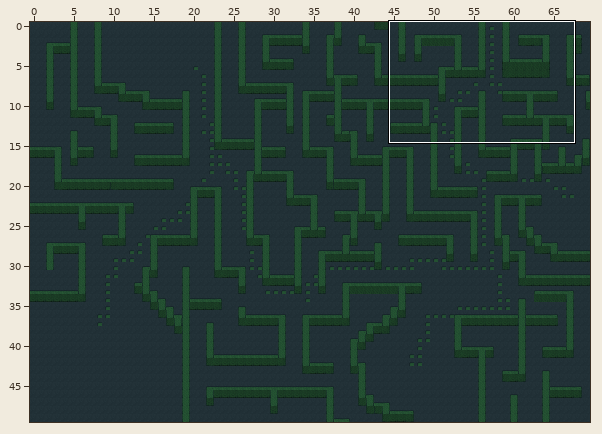
Tiled map, stored at assets/map.tmx. The first picture is a wide view before the edit; the outline marks the close-up.
Close-up. Old version:
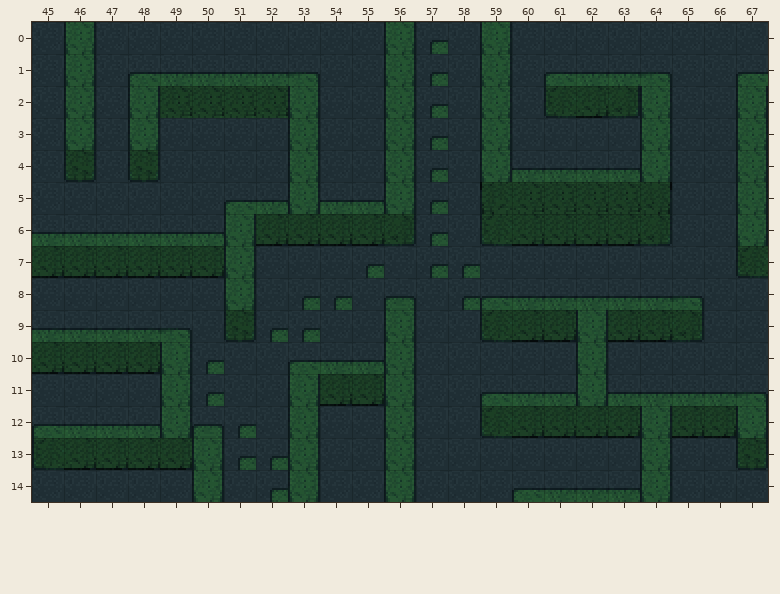
Cells are 16x16 px. Shown: x 45..67, y 0..14.
The result:
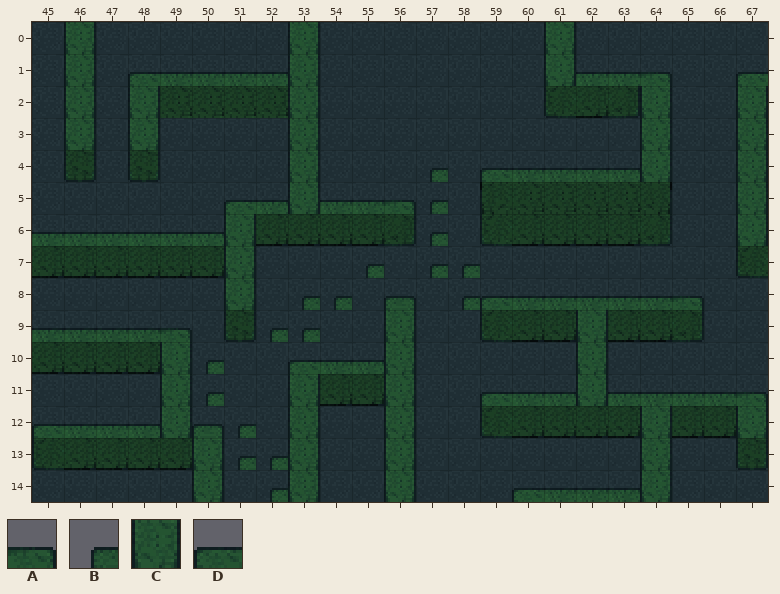
Key: from "tileset": A 3, B 4, C 6, D 19.
_ is an empty cell.
Tiles replaced or removed in this view: A, B, C, D.
What changed:
Changed rows in their new state; . is an unchanged cell.
Layer "hedge":
first column x 53:
 0 C..__._.C
 1 C..__._.C
 2 ...__._..
 3 ...__._..
 4 ..._..D..
 5 ...A.....
Pixel boxes of the changes (left, top, right, bottom) in both close-ups:
changed: (288, 22, 320, 86)
changed: (384, 22, 448, 214)
changed: (480, 22, 512, 182)
changed: (544, 22, 576, 86)
